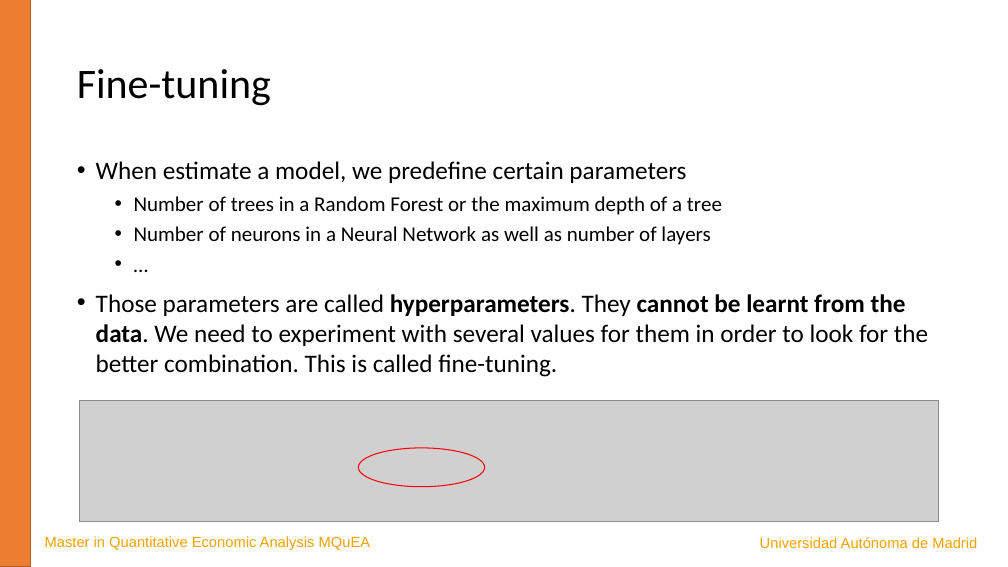
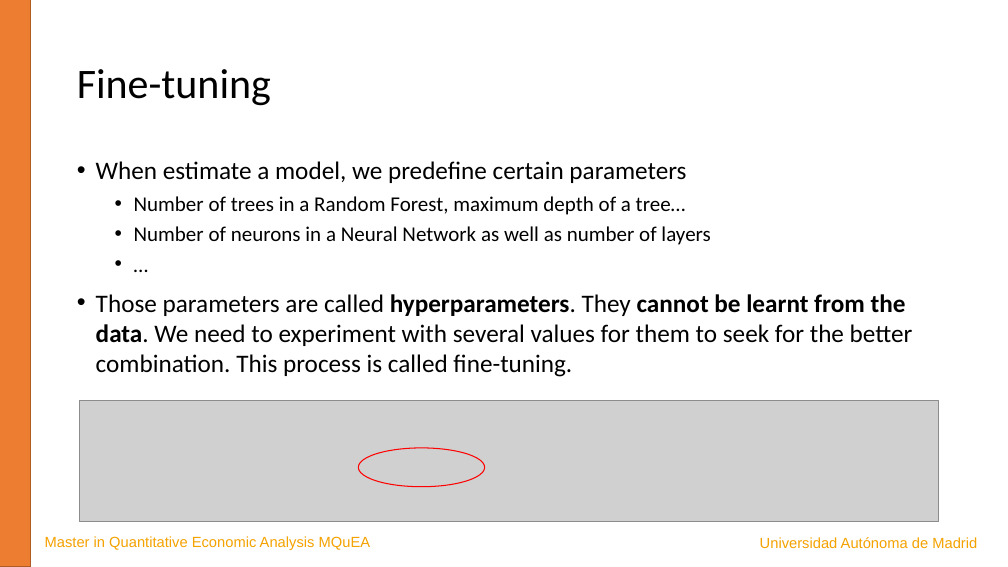
Before and after one commit to JavierBas/IMLEF-MQuEA, a slide deck: slide 12 of Course content/Slides/Topic 3 - Resampling methods and fine-tuning.pptx. Drawn at 1008x567 pixels with LibreOffice and Linux fonts; fonts in the diff are those of the drawing; grey boxes stand for pictures. Boxes give left, top, right and bottom in pixels: in the first picture for what was removed or moved away, otherwise in the second. Text is boxed around its words. In the diff, an @@ line names an element or a change of style, - is before the commit and + after.

```diff
--- a/Course content/Slides/Topic 3 - Resampling methods and fine-tuning.pptx
+++ b/Course content/Slides/Topic 3 - Resampling methods and fine-tuning.pptx
@@ text at bbox=[134, 196, 686, 215]: text changed @@
-  • Number of trees in a Random Forest or the maximum depth of a tree
+  • Number of trees in a Random Forest, maximum depth of a tree…
@@ text at bbox=[96, 294, 913, 377]: text changed @@
-• Those parameters are called hyperparameters. They cannot be learnt from the data. We need to experiment with several values for them in order to look for the better combination. This is called fine-tuning.
+• Those parameters are called hyperparameters. They cannot be learnt from the data. We need to experiment with several values for them to seek for the better combination. This process is called fine-tuning.
```
Also in this commit, not shown: 3 other slides changed, 6 other files.
